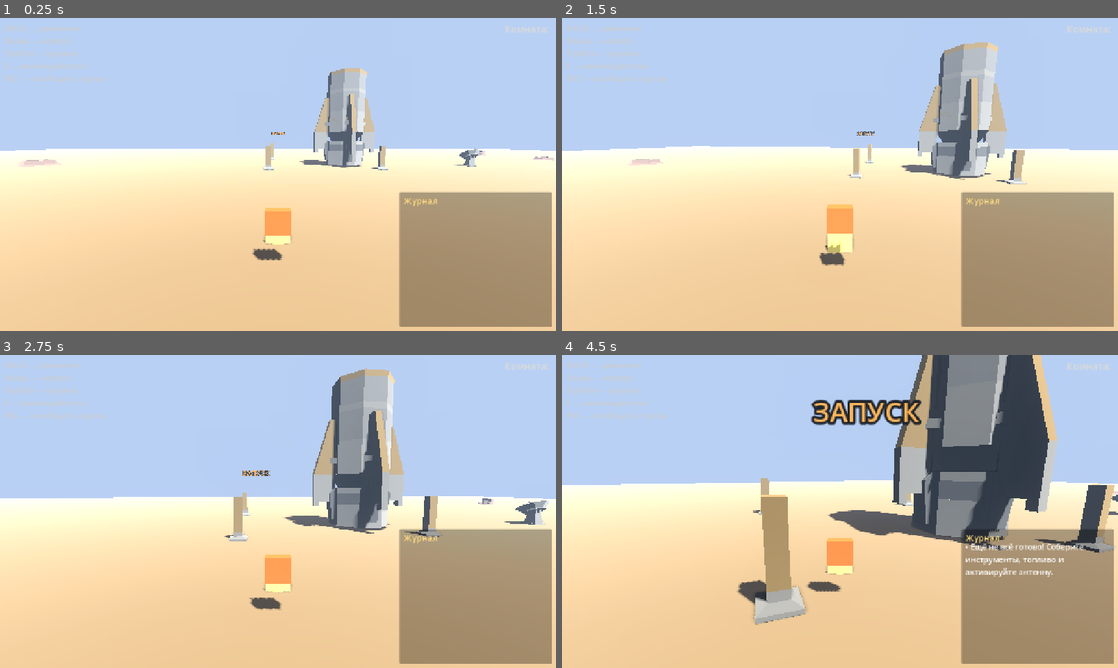
Above: before the commit, frames 1-4 (two rows, left to right).
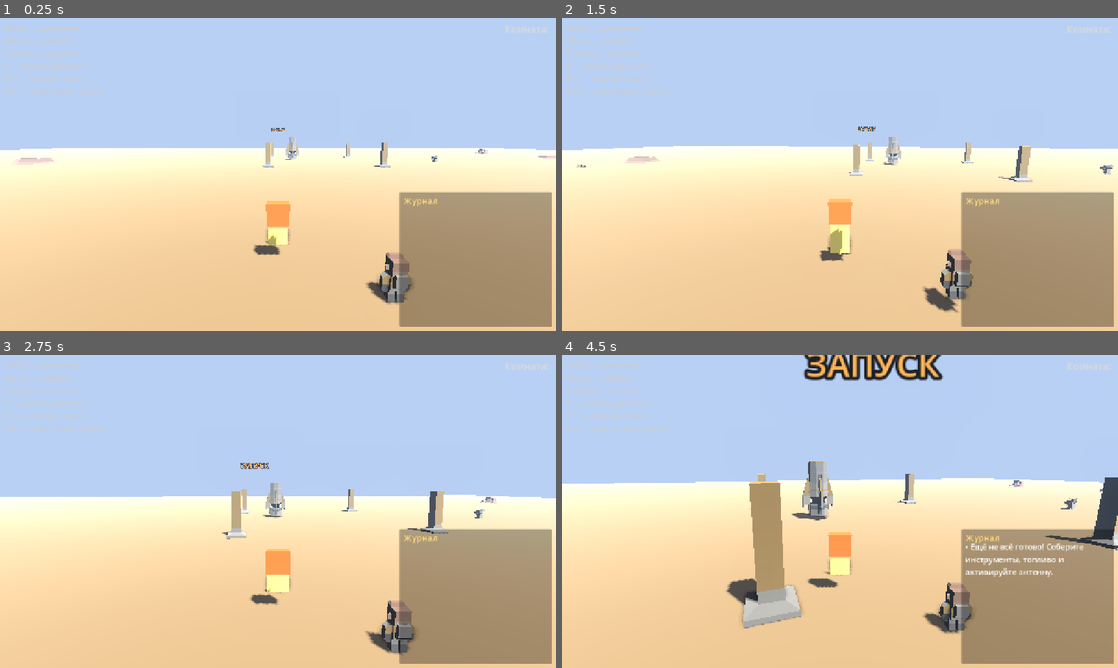
Above: after the commit, the same moments.

Repository: mstislav0/game
Game: Godot game, scene res://scenes/game_world.tscn
Two runs of this game, one before a commit and one after it. Both use one fixed random seed, a clock stepped at 60 frames per second and the inputs below. This scene is started directly instead of the project's main scene.
Inputs (mouse positions are in pixels of both pictures, inside the frame that each line leads up to):
- Up to frame 1 (0.25 s): no input
- Up to frame 2 (1.5 s): tap Enter at 0.5 s; move the mouse to (867, 174) at 0.52 s; hold W (move_forward) from 0.53 s (still down); tap E (interact) at 0.6, 1.35 s; tap Space (jump) at 0.77 s; move the mouse to (812, 174) at 1.27 s
- Up to frame 3 (2.75 s): keep holding W (move_forward); tap Space (jump) at 1.52 s; move the mouse to (289, 505) at 2.02 s; tap E (interact) at 2.1 s
- Up to frame 4 (4.5 s): move the mouse to (834, 517) at 2.77 s; tap E (interact) at 2.85, 3.6, 4.35 s; tap Space (jump) at 3.02, 3.77 s; move the mouse to (878, 514) at 3.52 s; tap Escape at 4.15 s; move the mouse to (673, 464) at 4.27 s; release W (move_forward) at 4.28 s; hold A (move_left) from 4.28 s (still down)

The runs differ from the first frame. In frame 1, 5.0% of the frame differs, in the area x 0-100%, y 16-92%; in frame 2, 8.0%; in frame 3, 10%; in frame 4, 24%, in the area x 0-100%, y 0-90%.

Commit message:
Fix Kenney model scales and add fullscreen support
- Player/NPC: drop bogus scale 3 on astronaut child (Kenney models
  are ~1m natively and the explicit scale was offsetting them from
  the player's collision shape, making the avatar appear detached)
- Collectibles, fuel barrels, antenna: remove explicit scale
- Rocket: apply scale 3 at the root Node3D so all parts and offsets
  are uniformly scaled together (no more misaligned segments)
- project.godot: window/size/mode=3 (start maximized)
- F11: toggle fullscreen via player input handler

Diff:
--- a/godot_project/project.godot
+++ b/godot_project/project.godot
@@ -25,6 +25,14 @@
 NetworkManager="*res://scripts/network_manager.gd"
 QuestManager="*res://scripts/quest_manager.gd"
 
+[display]
+
+window/size/viewport_width=1280
+window/size/viewport_height=720
+window/size/mode=3
+window/stretch/mode="canvas_items"
+window/stretch/aspect="expand"
+
 [importer_defaults]
 
 scene={
@@ -48,13 +56,6 @@
 "nodes/use_node_type_suffixes": true,
 "skins/use_named_skins": true
 }
-
-[display]
-
-window/size/viewport_width=1280
-window/size/viewport_height=720
-window/stretch/mode="canvas_items"
-window/stretch/aspect="expand"
 
 [input]
 
--- a/godot_project/scenes/antenna.tscn
+++ b/godot_project/scenes/antenna.tscn
@@ -11,7 +11,6 @@
 script = ExtResource("1")
 
 [node name="Model" parent="." instance=ExtResource("2_model")]
-transform = Transform3D(2.5, 0, 0, 0, 2.5, 0, 0, 0, 2.5, 0, 0, 0)
 
 [node name="CollisionShape3D" type="CollisionShape3D" parent="."]
 position = Vector3(0, 2, 0)
--- a/godot_project/scenes/collectible.tscn
+++ b/godot_project/scenes/collectible.tscn
@@ -1,29 +1,23 @@
-[gd_scene load_steps=4 format=3 uid="uid://collectible"]
+[gd_scene load_steps=3 format=3 uid="uid://collectible"]
 
 [ext_resource type="Script" path="res://scripts/collectible.gd" id="1"]
 [ext_resource type="PackedScene" path="res://assets/kenney_space/barrels.glb" id="2_model"]
 
 [sub_resource type="BoxShape3D" id="BoxShape3D_1"]
-size = Vector3(1.6, 1.4, 1.6)
-
-[sub_resource type="OmniLight3D" id="GlowLight"]
-light_color = Color(1, 0.85, 0.4, 1)
-light_energy = 1.5
-omni_range = 3.0
+size = Vector3(1.2, 1.2, 1.2)
 
 [node name="Collectible" type="Area3D" groups=["interactable"]]
 script = ExtResource("1")
 quest_id = "earth_tools"
 
 [node name="Model" parent="." instance=ExtResource("2_model")]
-transform = Transform3D(1.4, 0, 0, 0, 1.4, 0, 0, 0, 1.4, 0, 0, 0)
 
 [node name="CollisionShape3D" type="CollisionShape3D" parent="."]
-position = Vector3(0, 0.7, 0)
+position = Vector3(0, 0.5, 0)
 shape = SubResource("BoxShape3D_1")
 
 [node name="Glow" type="OmniLight3D" parent="."]
-position = Vector3(0, 1.2, 0)
-light_color = SubResource("GlowLight").light_color
+position = Vector3(0, 1.0, 0)
+light_color = Color(1, 0.85, 0.4, 1)
 light_energy = 1.5
 omni_range = 3.0
--- a/godot_project/scenes/fuel_barrel.tscn
+++ b/godot_project/scenes/fuel_barrel.tscn
@@ -4,22 +4,21 @@
 [ext_resource type="PackedScene" path="res://assets/kenney_space/barrel.glb" id="2_model"]
 
 [sub_resource type="CylinderShape3D" id="CylShape_1"]
-height = 1.3
-radius = 0.6
+height = 1.2
+radius = 0.5
 
 [node name="FuelBarrel" type="Area3D" groups=["interactable"]]
 script = ExtResource("1")
 quest_id = "earth_fuel"
 
 [node name="Model" parent="." instance=ExtResource("2_model")]
-transform = Transform3D(1.4, 0, 0, 0, 1.4, 0, 0, 0, 1.4, 0, 0, 0)
 
 [node name="CollisionShape3D" type="CollisionShape3D" parent="."]
-position = Vector3(0, 0.65, 0)
+position = Vector3(0, 0.6, 0)
 shape = SubResource("CylShape_1")
 
 [node name="Glow" type="OmniLight3D" parent="."]
-position = Vector3(0, 0.9, 0)
+position = Vector3(0, 0.8, 0)
 light_color = Color(0.4, 1, 0.6, 1)
 light_energy = 1.8
 omni_range = 3.5
--- a/godot_project/scenes/game_world.tscn
+++ b/godot_project/scenes/game_world.tscn
@@ -195,6 +195,7 @@
 Мышь — камера
 Пробел — прыжок
 E — взаимодействие
+F11 — полный экран
 ESC — освободить курсор"
 theme_override_font_sizes/font_size = 18
 modulate = Color(0.8, 0.8, 0.8, 0.9)
--- a/godot_project/scenes/npc.tscn
+++ b/godot_project/scenes/npc.tscn
@@ -16,14 +16,13 @@
 script = ExtResource("1")
 
 [node name="Astronaut" parent="." instance=ExtResource("2_astro")]
-transform = Transform3D(3.2, 0, 0, 0, 3.2, 0, 0, 0, 3.2, 0, 0, 0)
 
 [node name="CollisionShape3D" type="CollisionShape3D" parent="."]
 position = Vector3(0, 1, 0)
 shape = SubResource("CylShape_1")
 
 [node name="NameLabel" type="Label3D" parent="."]
-position = Vector3(0, 2.5, 0)
+position = Vector3(0, 2.2, 0)
 text = "Профессор"
 pixel_size = 0.005
 billboard = 1
--- a/godot_project/scenes/player.tscn
+++ b/godot_project/scenes/player.tscn
@@ -4,17 +4,17 @@
 [ext_resource type="PackedScene" path="res://assets/kenney_space/astronautA.glb" id="2_astronaut"]
 
 [sub_resource type="CapsuleShape3D" id="CapsuleShape3D_1"]
-radius = 0.4
-height = 1.8
+radius = 0.35
+height = 1.7
 
 [sub_resource type="StandardMaterial3D" id="Mat_Face"]
 albedo_color = Color(1, 0.9, 0.4, 1)
 emission_enabled = true
 emission = Color(1, 0.9, 0.4, 1)
-emission_energy_multiplier = 0.6
+emission_energy_multiplier = 0.5
 
 [sub_resource type="BoxMesh" id="BoxMesh_Backpack"]
-size = Vector3(0.6, 0.6, 0.3)
+size = Vector3(0.5, 0.5, 0.25)
 
 [sub_resource type="StandardMaterial3D" id="Mat_Backpack"]
 albedo_color = Color(1.0, 0.35, 0.1, 1)
@@ -23,25 +23,24 @@
 emission_energy_multiplier = 0.5
 
 [sub_resource type="PrismMesh" id="PrismMesh_Arrow"]
-size = Vector3(0.7, 0.05, 0.9)
+size = Vector3(0.55, 0.04, 0.8)
 
 [node name="Player" type="CharacterBody3D"]
 script = ExtResource("1")
 
 [node name="Astronaut" parent="." instance=ExtResource("2_astronaut")]
-transform = Transform3D(3, 0, 0, 0, 3, 0, 0, 0, 3, 0, 0, 0)
 
 [node name="CollisionShape3D" type="CollisionShape3D" parent="."]
-position = Vector3(0, 0.9, 0)
+position = Vector3(0, 0.85, 0)
 shape = SubResource("CapsuleShape3D_1")
 
 [node name="Backpack" type="MeshInstance3D" parent="."]
-transform = Transform3D(1, 0, 0, 0, 1, 0, 0, 0, 1, 0, 1.1, 0.4)
+transform = Transform3D(1, 0, 0, 0, 1, 0, 0, 0, 1, 0, 1.1, 0.25)
 mesh = SubResource("BoxMesh_Backpack")
 surface_material_override/0 = SubResource("Mat_Backpack")
 
 [node name="DirectionArrow" type="MeshInstance3D" parent="."]
-transform = Transform3D(1, 0, 0, 0, 0, -1, 0, 1, 0, 0, 0.06, -0.7)
+transform = Transform3D(1, 0, 0, 0, 0, -1, 0, 1, 0, 0, 0.06, -0.55)
 mesh = SubResource("PrismMesh_Arrow")
 surface_material_override/0 = SubResource("Mat_Face")
 
@@ -49,7 +48,7 @@
 position = Vector3(0, 1.5, 0)
 
 [node name="Camera3D" type="Camera3D" parent="CameraPivot"]
-position = Vector3(0, 1.5, 5.5)
+position = Vector3(0, 1.2, 5.0)
 rotation_degrees = Vector3(-10, 0, 0)
 current = false
 fov = 70.0
--- a/godot_project/scenes/rocket.tscn
+++ b/godot_project/scenes/rocket.tscn
@@ -6,15 +6,15 @@
 [ext_resource type="PackedScene" path="res://assets/kenney_space/rocket_finsA.glb" id="4_fins"]
 
 [node name="Rocket" type="Node3D"]
+transform = Transform3D(3, 0, 0, 0, 3, 0, 0, 0, 3, 0, 0, 0)
 
 [node name="Fins" parent="." instance=ExtResource("4_fins")]
-transform = Transform3D(4, 0, 0, 0, 4, 0, 0, 0, 4, 0, 0, 0)
 
 [node name="Base" parent="." instance=ExtResource("1_base")]
-transform = Transform3D(4, 0, 0, 0, 4, 0, 0, 0, 4, 0, 1.4, 0)
+transform = Transform3D(1, 0, 0, 0, 1, 0, 0, 0, 1, 0, 0.5, 0)
 
 [node name="Sides" parent="." instance=ExtResource("3_sides")]
-transform = Transform3D(4, 0, 0, 0, 4, 0, 0, 0, 4, 0, 4.5, 0)
+transform = Transform3D(1, 0, 0, 0, 1, 0, 0, 0, 1, 0, 1.5, 0)
 
 [node name="Fuel" parent="." instance=ExtResource("2_fuel")]
-transform = Transform3D(4, 0, 0, 0, 4, 0, 0, 0, 4, 0, 8.5, 0)
+transform = Transform3D(1, 0, 0, 0, 1, 0, 0, 0, 1, 0, 2.5, 0)
--- a/godot_project/scripts/player.gd
+++ b/godot_project/scripts/player.gd
@@ -43,11 +43,18 @@
 		rotation.y -= event.relative.x * MOUSE_SENSITIVITY
 		_cam_pitch -= event.relative.y * MOUSE_SENSITIVITY
 		_cam_pitch = clamp(_cam_pitch, PITCH_MIN, PITCH_MAX)
-	if event is InputEventKey and event.pressed and event.keycode == KEY_ESCAPE:
-		if Input.mouse_mode == Input.MOUSE_MODE_CAPTURED:
-			Input.mouse_mode = Input.MOUSE_MODE_VISIBLE
-		else:
-			Input.mouse_mode = Input.MOUSE_MODE_CAPTURED
+	if event is InputEventKey and event.pressed:
+		if event.keycode == KEY_ESCAPE:
+			if Input.mouse_mode == Input.MOUSE_MODE_CAPTURED:
+				Input.mouse_mode = Input.MOUSE_MODE_VISIBLE
+			else:
+				Input.mouse_mode = Input.MOUSE_MODE_CAPTURED
+		elif event.keycode == KEY_F11:
+			var w := get_window()
+			if w.mode == Window.MODE_FULLSCREEN:
+				w.mode = Window.MODE_MAXIMIZED
+			else:
+				w.mode = Window.MODE_FULLSCREEN
 
 func _create_name_label() -> void:
 	_label = Label3D.new()
Not shown, added: godot_project/assets/kenney_space/alien.glb.import
Not shown, added: godot_project/assets/kenney_space/astronautA.glb.import
Not shown, added: godot_project/assets/kenney_space/astronautB.glb.import
Not shown, added: godot_project/assets/kenney_space/barrel.glb.import
Not shown, added: godot_project/assets/kenney_space/barrels.glb.import
Not shown, added: godot_project/assets/kenney_space/craft_cargoA.glb.import
Not shown, added: godot_project/assets/kenney_space/craft_speederA.glb.import
Not shown, added: godot_project/assets/kenney_space/crater.glb.import
Not shown, added: godot_project/assets/kenney_space/craterLarge.glb.import
Not shown, added: godot_project/assets/kenney_space/desk_computerCorner.glb.import
Not shown, added: godot_project/assets/kenney_space/hangar_largeA.glb.import
Not shown, added: godot_project/assets/kenney_space/hangar_roundA.glb.import
(and 19 more such lines)
